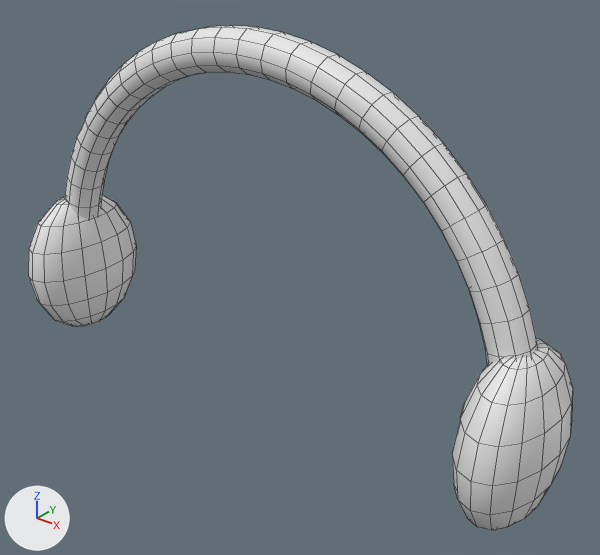
Before and after pictures for a commit that changed the Blender file art/blender/headphones.blend.
Camera for both pictures: a camera (50 mm lens) standing at (0.433, -0.483, 0.367) and looking at (0.038, 0.01, 0.061). Every picture has the same lights, and +X, +Y and +Z are marked at lower left. The picture after the commit comes second. Mesh edges are drawn as thin lines.

In view in the first picture: 'Ear shell', 'Ear shell.001', 'Headband'.
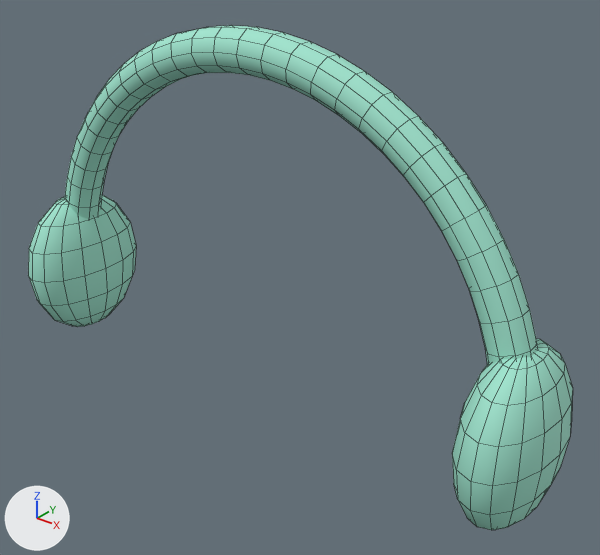
The change, as a list of edits to the scene's bpy script:
```text
Change mat_mint_silicone:
    mat_mint_silicone.base_color: (0.8, 0.8, 0.8) -> (0.35, 0.78, 0.62)  # white #e7e7e7 -> green #a0e5ce
```

Where the change shows, as pixel boxes (x1, y1, x2, y2) in the pictures (600 x 555 px):
'Headband', recoloured (white to green): (65, 25, 538, 365) in both
'Ear shell.001', recoloured (white to green): (452, 339, 573, 530) in both
'Ear shell', recoloured (white to green): (28, 195, 136, 327) in both
